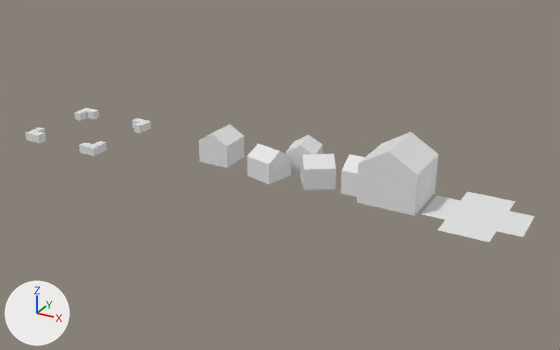
The Blender file assets/models.blend: old version first, new version second.
One viewpoint serves both versions: a camera (50 mm lens) standing at (7.11, -6.48, 3.46) and looking at (3.27, 0.5, -0.04). Every picture has the same lights, and +X, +Y and +Z are marked at lower left. The first picture is the older version.

Script lines for the objects in view, before the commit:
```python
me_house_002 = bpy.data.meshes.new('house_002')
me_house_002.from_pydata(...)  # 30 vertices, 21 faces; spans x -0.498..0.501, y -0.337..0.0, z -0.355..0.442
me_hover = bpy.data.meshes.new('hover')
me_hover.from_pydata(...)  # 64 vertices, 44 faces, 8 loose edges; spans x -0.55..0.55, y -0.05..0.05, z -0.55..0.55
me_road_001 = bpy.data.meshes.new('road_001')
me_road_001.from_pydata(...)  # 12 vertices, 5 faces; spans x -0.5..0.5, y 0.0, z -0.5..0.5
ob_house_002 = bpy.data.objects.new('house_002', me_house_002)
ob_house_002.location = (3.5, 0.5, 0.0)
ob_house_002.rotation_euler = (-1.571, 0.0, 0.0)  # degrees (-90, 0, 0)
ob_hover = bpy.data.objects.new('hover', me_hover)
ob_hover.location = (0.5, 0.5, 0.0)
ob_hover.rotation_euler = (-1.571, 0.0, 0.0)  # degrees (-90, 0, 0)
ob_road_001 = bpy.data.objects.new('road_001', me_road_001)
ob_road_001.location = (5.5, 0.5, 0.0)
ob_road_001.rotation_euler = (-1.571, 0.0, 0.0)  # degrees (-90, 0, 0)
# also in view: 'house_001' at (2.5, 0.5, 0.19); 'house_003' at (4.53, 0.5, 0.31)
```
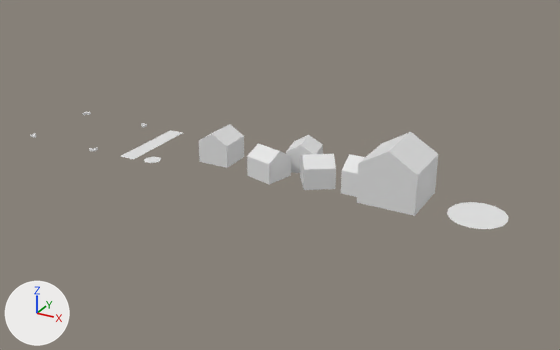
The change, as a list of edits to the scene's bpy script:
```text
Change me_hover:
    used by ob_hover; location = (0.5, 0.5, 0.0); rotation_euler = (-1.571, 0.0, 0.0), in degrees (-90, 0, 0)
    remove me_hover.from_pydata(...)  # 64 vertices, 44 faces, 8 loose edges; spans x -0.55..0.55, y -0.05..0.05, z -0.55..0.55
    add me_hover.from_pydata(...)  # 64 vertices, 44 faces, 8 loose edges; spans x -0.512..0.512, y -0.013..0.013, z -0.512..0.512
    me_hover part 1: the whole mesh is rebuilt
Change me_road_001:
    used by ob_road_001; location = (5.5, 0.5, 0.0); rotation_euler = (-1.571, 0.0, 0.0), in degrees (-90, 0, 0)
    remove me_road_001.from_pydata(...)  # 12 vertices, 5 faces; spans x -0.5..0.5, y 0.0, z -0.5..0.5
    add me_road_001.from_pydata(...)  # 16 vertices, 1 face; spans x -0.3..0.3, y 0.0, z -0.3..0.3
    me_road_001 part 2: the whole mesh is rebuilt
Add me_road_join:
    me_road_join.from_pydata([(0.0, 0.0, 0.1), (-0.064, 0.0, 0.077), (-0.098, 0.0, 0.017), (-0.087, 0.0, -0.05), (-0.034, 0.0, -0.094), (0.034, 0.0, -0.094), (0.087, 0.0, -0.05), (0.098, 0.0, 0.017), (0.064, 0.0, 0.077)], [], [(1, 2, 3, 4, 5, 6, 7, 8, 0)])
Add me_road_segment:
    me_road_segment.from_pydata([(0.1, 0.0, 1.0), (-0.1, 0.0, 1.0), (0.1, 0.0, 0.0), (-0.1, 0.0, 0.0)], [], [(3, 2, 0, 1)])
Add ob_road_join:
    ob_road_join = bpy.data.objects.new('road_join', me_road_join)
    ob_road_join.location = (1.8, 0.1, 0.0)
    ob_road_join.rotation_euler = (-1.571, 0.0, 0.0)  # degrees (-90, 0, 0)
Add ob_road_segment:
    ob_road_segment = bpy.data.objects.new('road_segment', me_road_segment)
    ob_road_segment.location = (1.5, 0.0, 0.0)
    ob_road_segment.rotation_euler = (-1.571, 0.0, 0.0)  # degrees (-90, 0, 0)
```

What differs and where, as boxes (x1, y1, x2, y2) in the pictures (560 x 350 px):
'road_001', reshaped (45% narrower, 45% shorter): before (422, 192, 535, 242); after (447, 202, 509, 229)
'hover', reshaped (6% narrower, 16% shorter): before (26, 108, 151, 156); after (30, 112, 147, 152)
'road_segment', added: after (121, 130, 182, 159)
'road_join', added: after (144, 157, 161, 163)
